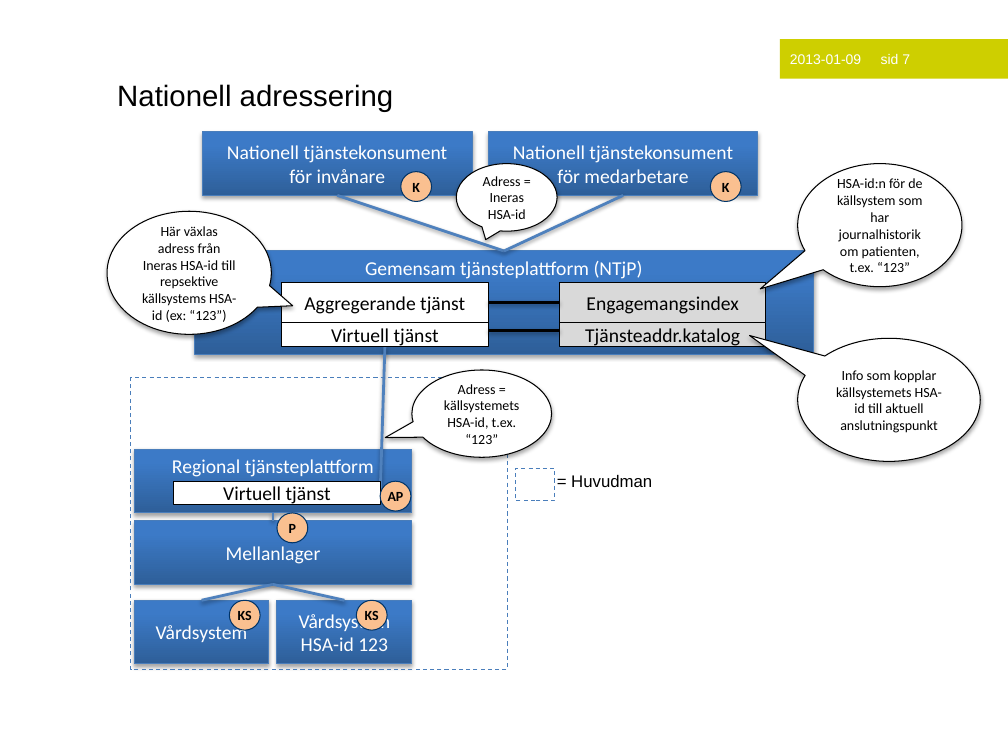
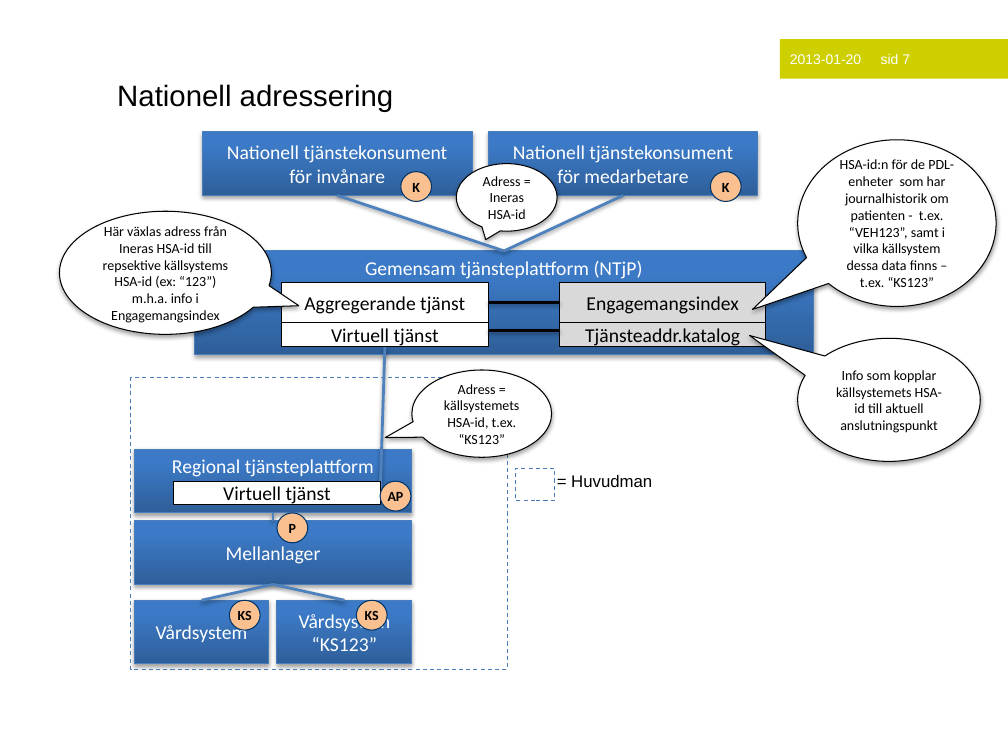
Before and after one commit to admstar/rivta, a slide deck: slide 7 of ServiceInteractions/riv/ehr/patientsummary/branches/TD_PATIENTSUMMARY_2/docs/TD_PatientSummary.pptx. Drawn at 1008x756 pixels with LibreOffice and Linux fonts; fonts in the diff are those of the drawing; background and template pictures are left out. Boxes give left, top, right and bottom in pixels: in the first picture for what was removed or moved away, otherwise in the second. Text is boxed around its words. In the diff, an @@ line names an element or a change of style, - is before the commit and + after.

```diff
--- a/ServiceInteractions/riv/ehr/patientsummary/branches/TD_PATIENTSUMMARY_2/docs/TD_PatientSummary.pptx
+++ b/ServiceInteractions/riv/ehr/patientsummary/branches/TD_PATIENTSUMMARY_2/docs/TD_PatientSummary.pptx
@@ text in rectangle at (x1=790, y1=54, x2=910, y2=64): text changed @@
-2013-01-09 sid 7
+2013-01-20 sid 7
@@ speech bubble "HSA-id:n för de PDL-enheter som ..." resized from (x1=797, y1=163, x2=962, y2=286) to (x1=797, y1=140, x2=996, y2=306) @@
@@ text in speech bubble at (x1=840, y1=159, x2=954, y2=287): text changed @@
-HSA-id:n för de källsystem som har journalhistorik om patienten, t.ex. “123”
+HSA-id:n för de PDL-enheter som har journalhistorik om patienten - t.ex. “VEH123”, samt i vilka källsystem dessa data finns – t.ex. “KS123”
@@ speech bubble "Här växlas adress från Ineras ..." resized from (x1=107, y1=212, x2=271, y2=335) to (x1=59, y1=212, x2=271, y2=335) @@
@@ text in speech bubble at (x1=103, y1=226, x2=228, y2=323): text changed @@
-Här växlas adress från Ineras HSA-id till repsektive källsystems HSA-id (ex: “123”)
+Här växlas adress från Ineras HSA-id till repsektive källsystems HSA-id (ex: “123”) m.h.a. info i Engagemangsindex
@@ text in speech bubble at (x1=444, y1=384, x2=519, y2=444): text changed @@
-Adress = källsystemets HSA-id, t.ex. “123”
+Adress = källsystemets HSA-id, t.ex. “KS123”
@@ text in rectangle at (x1=312, y1=637, x2=377, y2=651): text changed @@
-HSA-id 123
+“KS123”
```
Also in this commit, not shown: 1 other slide changed, 1 other file.
